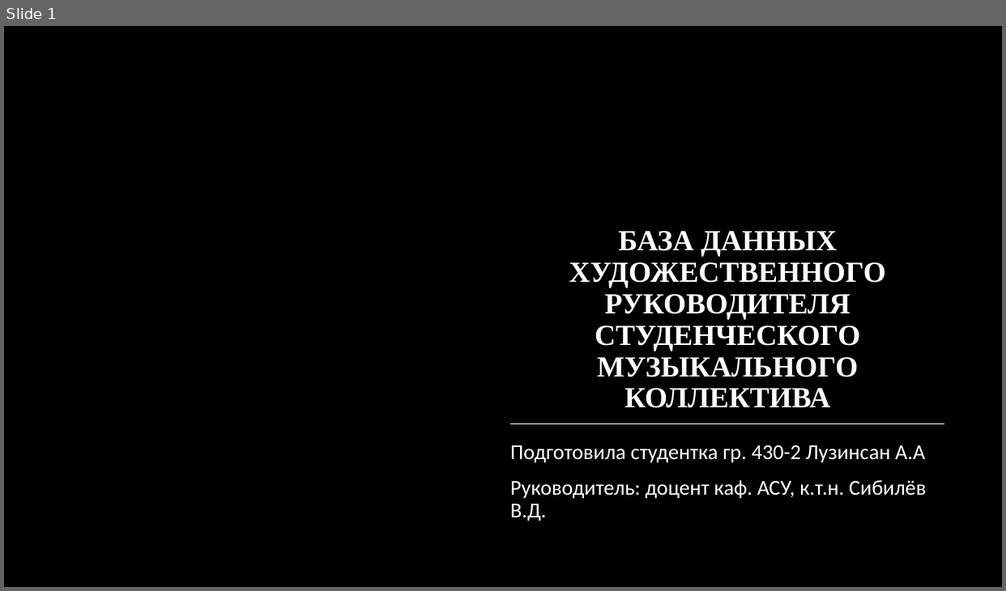
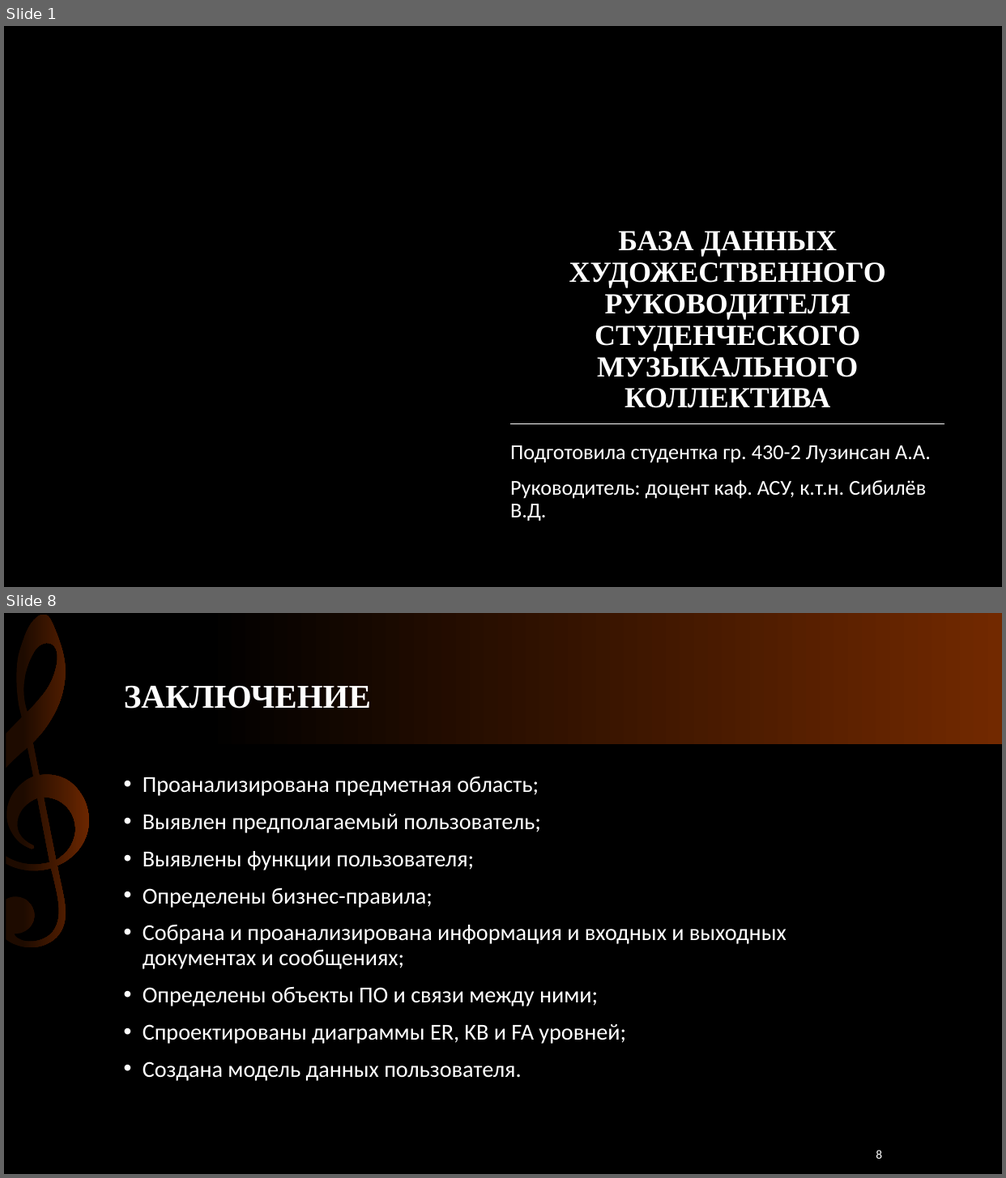
Before and after one commit to Luzinsan/tusur, a slide deck: 3_курс/6_semester/Базы_Данных/Курсовая/Защита.pptx. Shown one above the other, each under a label of ours: slide 1 before the commit, slides 1 and 8 after it; the slides between them are not shown. The pictures are 1006x591 and 1006x1178 pixels, drawn with LibreOffice and Linux fonts; fonts in the diff are those of the drawing; background and template pictures are left out. Boxes give left, top, right and bottom in pixels: in the first picture for what was removed or moved away, otherwise in the second. Text is boxed around its words. In the diff, an @@ line names an element or a change of style, - is before the commit and + after.

```diff
--- a/3_курс/6_semester/Базы_Данных/Курсовая/Защита.pptx
+++ b/3_курс/6_semester/Базы_Данных/Курсовая/Защита.pptx
@@ slide 8 added at (x1=4, y1=613, x2=1002, y2=1174), background #000000 @@
@@ rectangle added at (x1=4, y1=613, x2=1002, y2=744), fill gradient #000000 to #722900 @@
@@ freeform shape added at (x1=4, y1=613, x2=96, y2=950), fill gradient #1E0B00 to #722900 @@
@@ title added at (x1=124, y1=685, x2=371, y2=709), 32 pt, text #FFFFFF, bold @@
+ЗАКЛЮЧЕНИЕ
@@ text added at (x1=143, y1=776, x2=786, y2=1081), 22 pt, text #FFFFFF @@
+• Проанализирована предметная область;
+• Выявлен предполагаемый пользователь;
+• Выявлены функции пользователя;
+• Определены бизнес-правила;
+• Собрана и проанализирована информация и входных и выходных документах и сообщениях;
+• Определены объекты ПО и связи между ними;
+• Спроектированы диаграммы ER, KB и FA уровней;
+• Создана модель данных пользователя.
@@ page number added at (x1=876, y1=1150, x2=882, y2=1159), 12 pt, text #FFFFFF @@
+8
@@ slide 1 changed as well @@
@@ subtitle at (x1=510, y1=446, x2=931, y2=463): text changed @@
-Подготовила студентка гр. 430-2 Лузинсан А.А
+Подготовила студентка гр. 430-2 Лузинсан А.А.
```
Also in this commit, not shown: 1 other slide changed, 5 other slides added, 5 slides removed.
